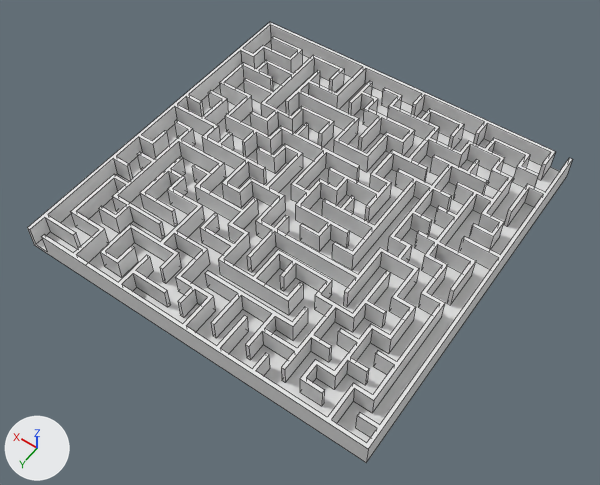
What one commit did to the Blender file Maze_Generator.blend.
The view is the same before and after, from a 50 mm lens placed at (-81.0, 117.5, 168.5), pointed at (-3.1, 8.5, -2.8). Arrows for +X, +Y and +Z are at lower left; the lights stay in place. Mesh edges are drawn as thin lines.

In view in the first picture: 'Maze'.
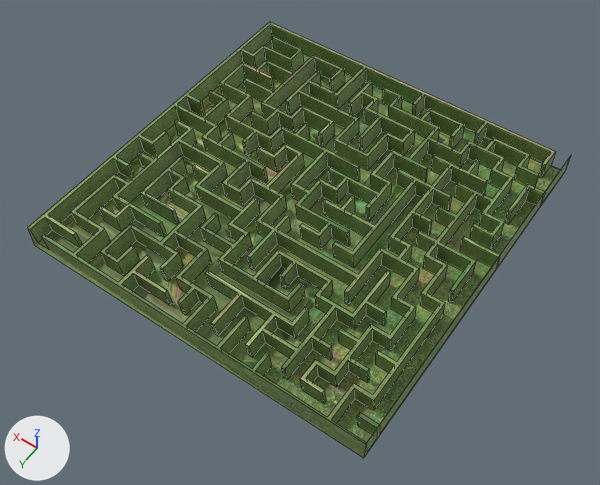
Commit message: update map

What the commit changed:
Picture 'grass-texture-2.jpg' (img_grass_texture_2_jpg) is new.
Material 'grass-texture-2.jpg' (mat_grass_texture_2_jpg) is new.
Its texture is img_grass_texture_2_jpg.
me_mazemesh_021 is used by ob_maze; location (0.0, 0.0, 0.0).
me_mazemesh_021 had 1132 vertices, 568 faces and spanned x -50.5..50.5, y -50.5..50.5, z 0.0..7.0.
me_mazemesh_021 now has 1132 vertices, 568 faces and spans x -49.7..50.5, y -51.2..50.5, z 0.0..8.4.
me_mazemesh_021 part 1: all 562 vertices in x -49.5..49.5, y -50.5..50.5, z 1.0 are moved by (0.0, -0.7, 0.0).
me_mazemesh_021 part 2: all 4 vertices in x -50.5, y -50.5..50.5, z 0.0..7.0 are moved by (0.8, 0.0, 1.4).
me_mazemesh_021 part 3: texture (UV) coordinates changed.
me_mazemesh_021 now uses material mat_grass_texture_2_jpg (picture img_grass_texture_2_jpg).

Pixel boxes [x1, y1, x2, y2] of what changed, in the pictures (600 x 485 px; the box of a moved part takes in the faces that stretch with it):
'Maze', recoloured, reshaped, surface changed (grey to green)
    before: [27, 22, 573, 463]
    after: [27, 22, 571, 458]
part 1 of me_mazemesh_021, moved or reshaped
    before: [30, 25, 560, 442]
    after: [30, 25, 555, 434]
part 2 of me_mazemesh_021, moved or reshaped
    before: [27, 55, 573, 463]
    after: [27, 55, 571, 458]
